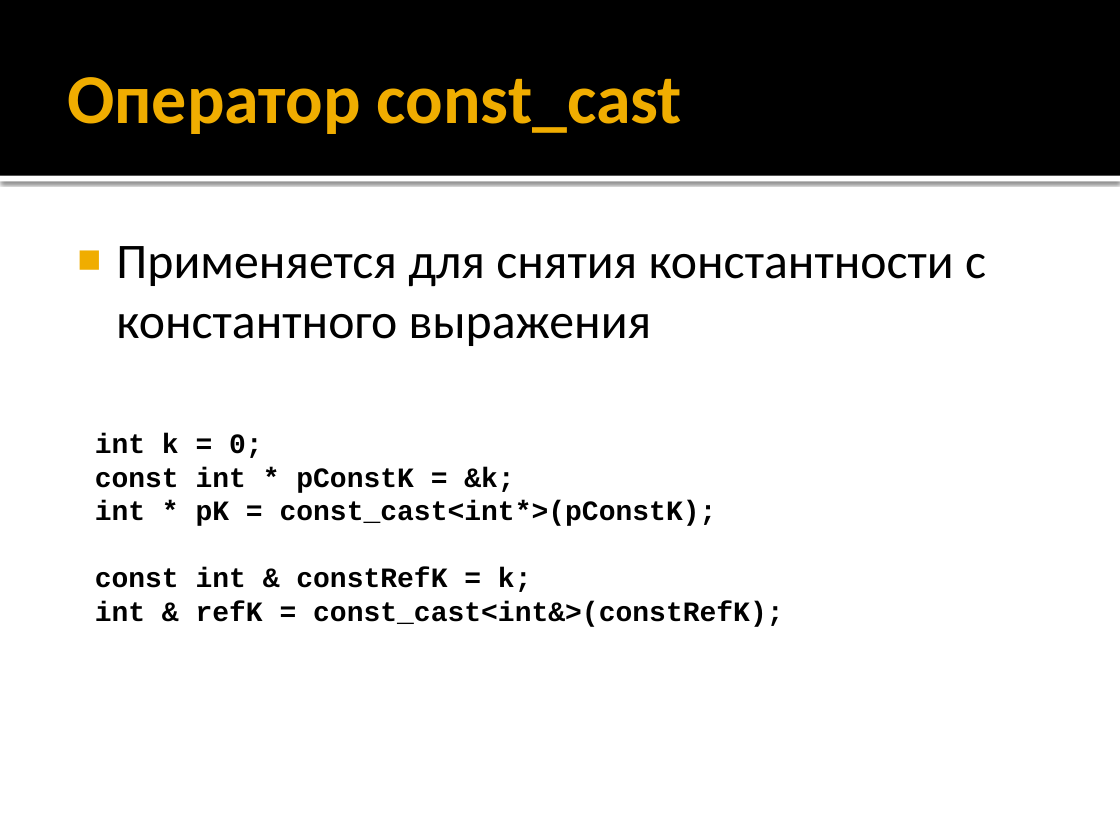
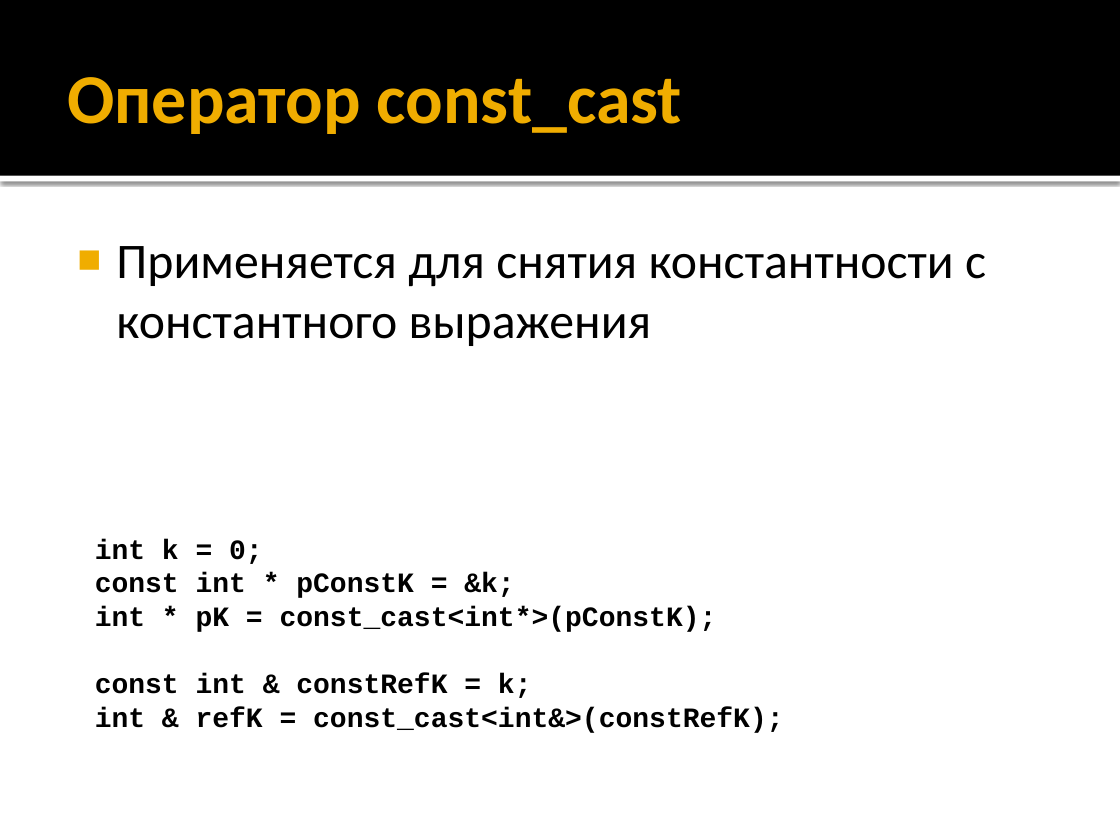
Before and after one commit to alexey-malov/oop, a slide deck: slide 61 of lectures/01/Синтаксис C++.pptx (slide 59 before the commit). Drawn at 1120x840 pixels with LibreOffice and Linux fonts; fonts in the diff are those of the drawing. Boxes give left, top, right and bottom in pixels: in the first picture for what was removed or moved away, otherwise in the second. Text is boxed around its words. In the diff, an @@ line names an element or a change of style, - is before the commit and + after.

```diff
--- a/lectures/01/Синтаксис C++.pptx
+++ b/lectures/01/Синтаксис C++.pptx
@@ text "int k = 0;": place and size @@
-text "int k = 0;" at (95,433,783,627)
+text "int k = 0;" at (95,539,783,733)
```
Also in this commit, not shown: 5 other slides changed, 3 slides added, 1 slide removed.
